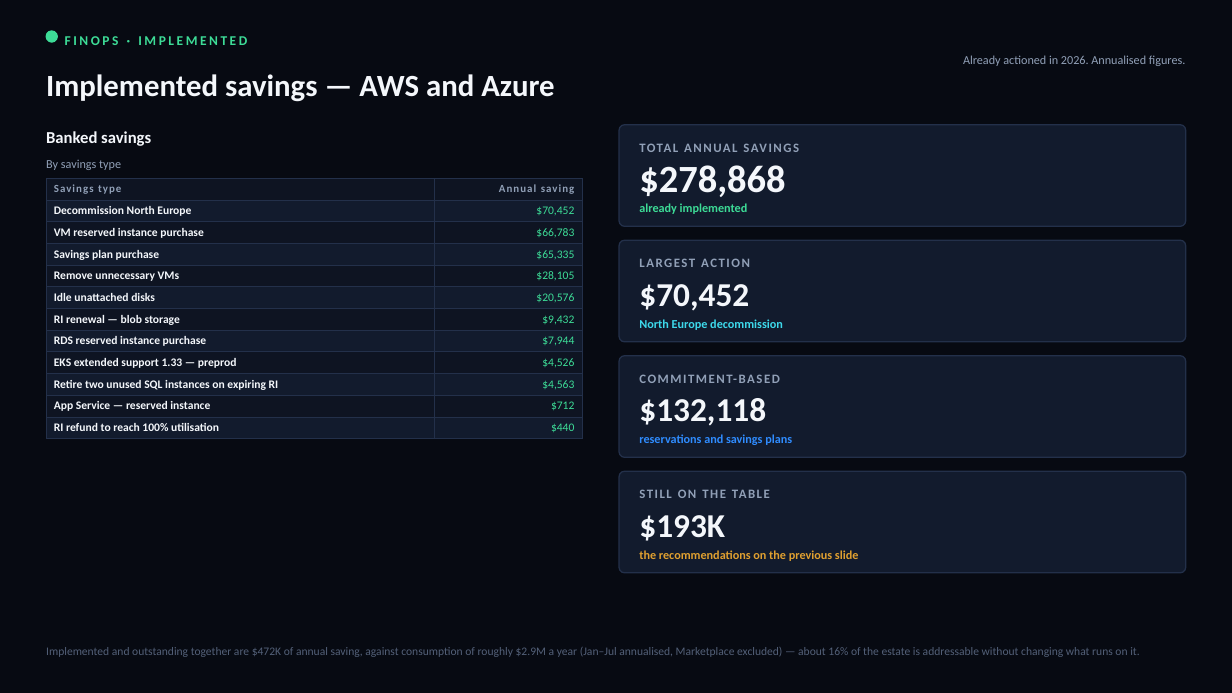
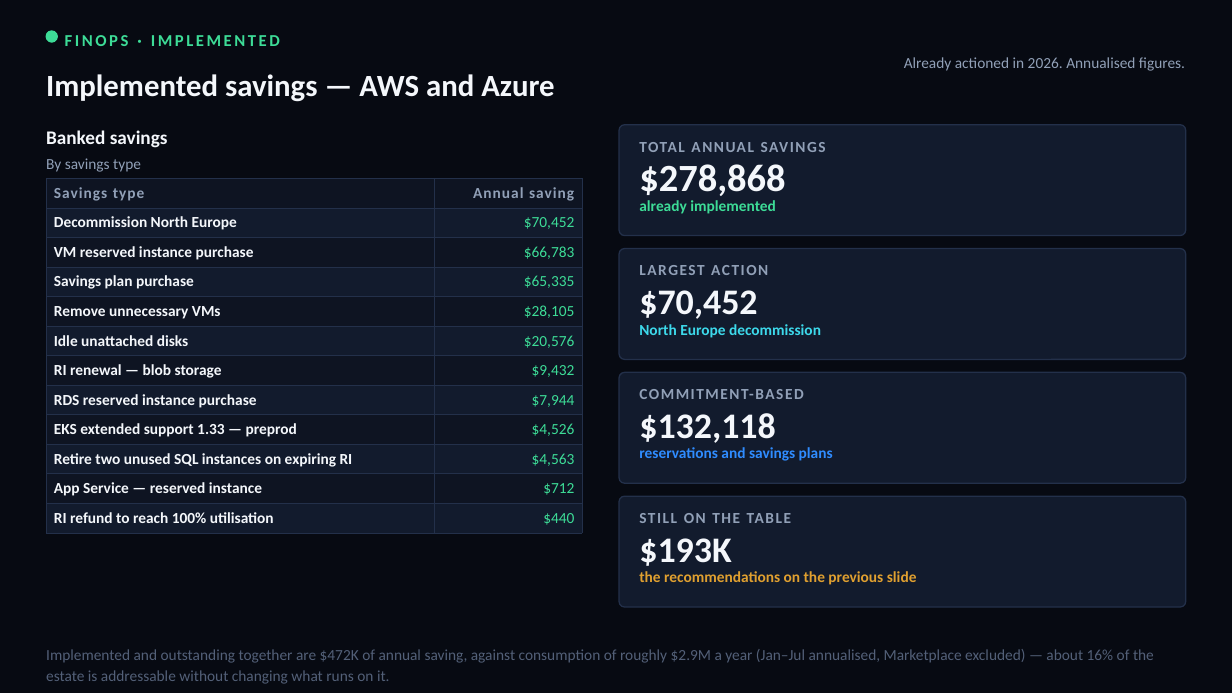
Before and after one commit to arielga5-code/Finops, a slide deck: slide 37 of deck/Cloud_FinOps_Harel_2026.pptx. Drawn at 1232x693 pixels with LibreOffice and Linux fonts; fonts in the diff are those of the drawing. Boxes give left, top, right and bottom in pixels: in the first picture for what was removed or moved away, otherwise in the second. Text is boxed around its words. In the diff, an @@ line names an element or a change of style, - is before the commit and + after.

```diff
--- a/deck/Cloud_FinOps_Harel_2026.pptx
+++ b/deck/Cloud_FinOps_Harel_2026.pptx
@@ text "FINOPS · IMPLEMENTED" at bbox=[65, 35, 280, 46]: size 10.5 to 13 pt @@
@@ text "Already actioned in 2026. Annualised ..." at bbox=[904, 57, 1185, 71]: size 9.5 to 12 pt @@
@@ text "Banked savings" at bbox=[46, 130, 168, 148]: size 13 to 15 pt @@
@@ rounded rectangle: place and size @@
-rounded rectangle at bbox=[619, 125, 1186, 226]
+rounded rectangle at bbox=[619, 125, 1186, 236]
@@ text "By savings type" at bbox=[46, 158, 141, 172]: size 9.5 to 12 pt @@
@@ table at bbox=[46, 178, 582, 529] @@
@@ size 8.5 to 12 pt in "Savings type", "Annual saving" @@
@@ size 9 to 12 pt @@
@@ text "$278,868" rewrapped from bbox=[639, 165, 785, 197] to bbox=[639, 164, 785, 201] @@
@@ rounded rectangle: place and size @@
-rounded rectangle at bbox=[619, 240, 1186, 342]
+rounded rectangle at bbox=[619, 249, 1186, 360]
@@ text "LARGEST ACTION": place and size @@
-text "LARGEST ACTION" at bbox=[639, 258, 750, 267]
+text "LARGEST ACTION" at bbox=[639, 265, 704, 275]
@@ rounded rectangle: place and size @@
-rounded rectangle at bbox=[619, 356, 1186, 457]
+rounded rectangle at bbox=[619, 372, 1186, 483]
@@ text "COMMITMENT-BASED": place and size @@
-text "COMMITMENT-BASED" at bbox=[640, 367, 1165, 389]
+text "COMMITMENT-BASED" at bbox=[640, 382, 1165, 406]
@@ text "$132,118": place and size @@
-text "$132,118" at bbox=[639, 398, 766, 425]
+text "$132,118" at bbox=[639, 413, 775, 443]
@@ text "reservations and savings plans": place and size @@
-text "reservations and savings plans" at bbox=[639, 434, 792, 445]
+text "reservations and savings plans" at bbox=[639, 447, 833, 461]
@@ proportions changed in 4 elements at bbox=[619, 125, 1186, 236], bbox=[619, 249, 1186, 360], bbox=[619, 372, 1186, 483], bbox=[619, 496, 1186, 607] @@
@@ rounded rectangle: place and size @@
-rounded rectangle at bbox=[619, 471, 1186, 573]
+rounded rectangle at bbox=[619, 496, 1186, 607]
@@ size 10 to 12 pt in 4 elements at bbox=[640, 134, 1165, 158], bbox=[639, 265, 704, 275], bbox=[640, 382, 1165, 406], bbox=[639, 513, 791, 523] @@
@@ text "STILL ON THE TABLE": place and size @@
-text "STILL ON THE TABLE" at bbox=[640, 482, 1165, 505]
+text "STILL ON THE TABLE" at bbox=[639, 513, 791, 523]
@@ size 26 to 28 pt in 3 elements at bbox=[639, 290, 757, 319], bbox=[639, 413, 775, 443], bbox=[639, 538, 731, 566] @@
@@ text "$193K": place and size @@
-text "$193K" at bbox=[639, 515, 725, 541]
+text "$193K" at bbox=[639, 538, 731, 566]
@@ size 9.5 to 12 pt; line spacing 1 to 1.05; vertical alignment middle to top in 4 elements at bbox=[639, 200, 776, 214], bbox=[639, 324, 821, 338], bbox=[639, 447, 833, 461], bbox=[639, 571, 917, 585] @@
@@ text "the recommendations on the previous ...": place and size @@
-text "the recommendations on the previous ..." at bbox=[639, 550, 858, 561]
+text "the recommendations on the previous ..." at bbox=[639, 571, 917, 585]
@@ text "Implemented and outstanding together are ..." at bbox=[46, 649, 1154, 684]: size 9 to 12 pt @@
```
Also in this commit, not shown: 39 other slides changed, 6 other files.
